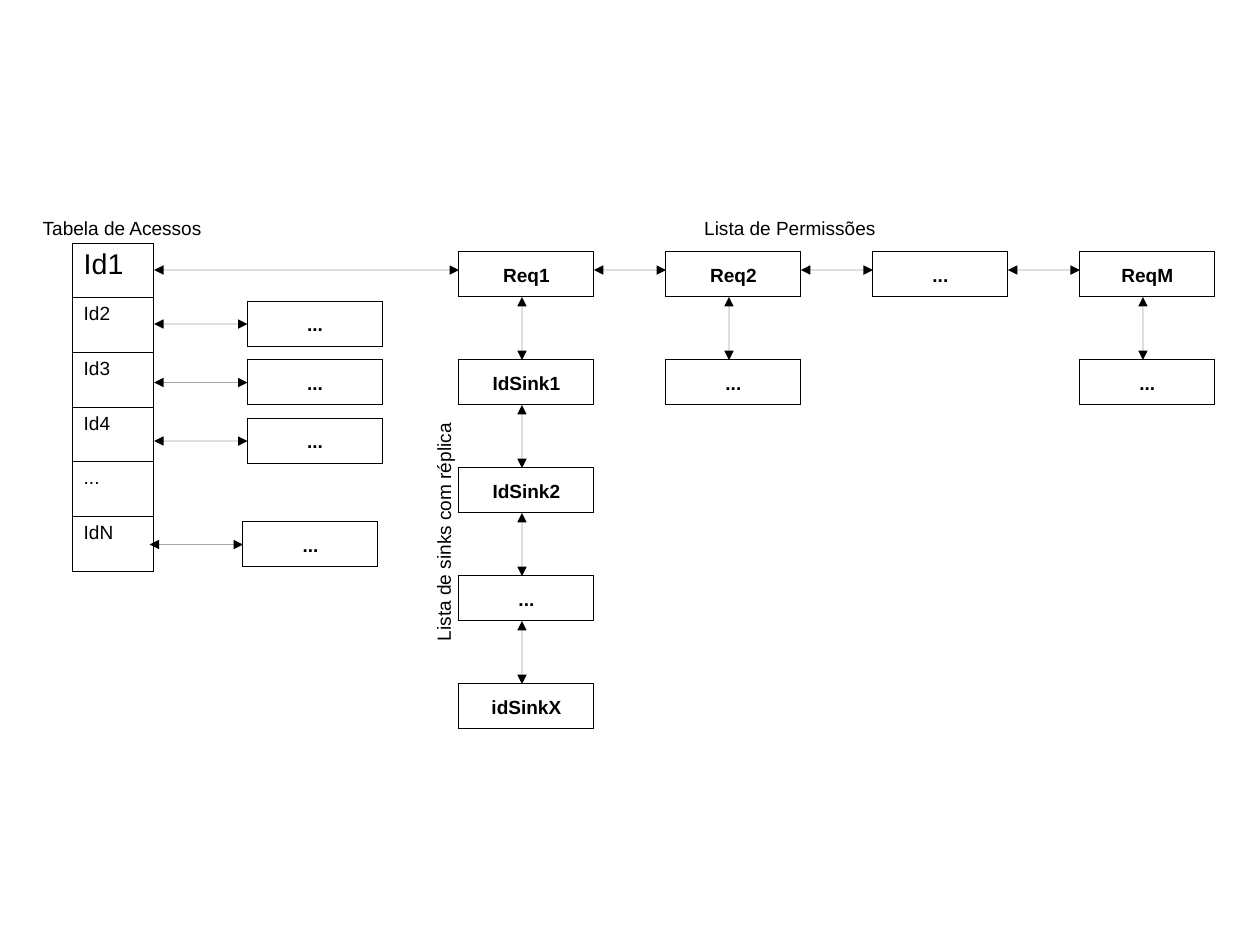
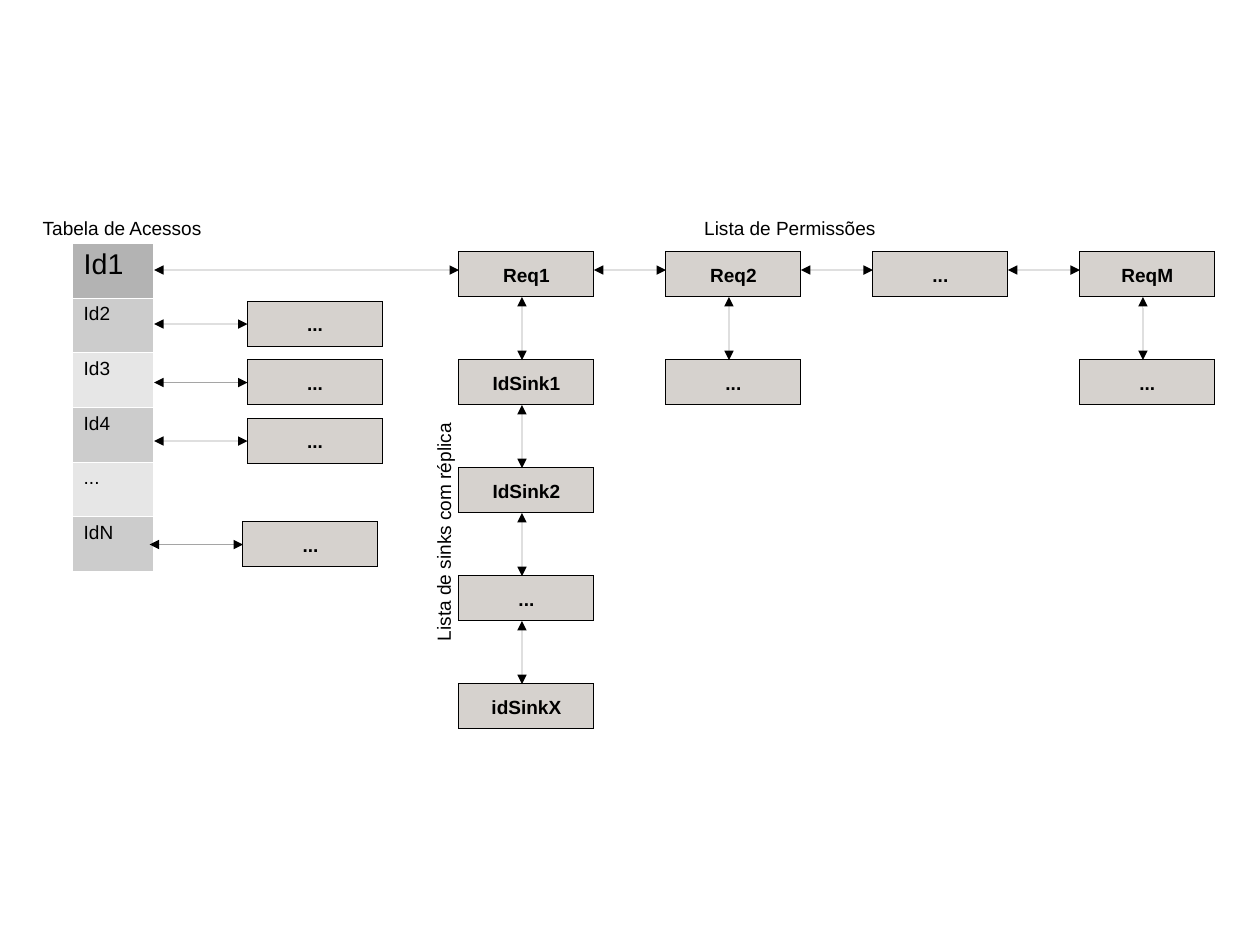
Before and after one commit to Juliano1612/arquitetura-iot, a slide deck: slide 3 of images/automata.odp. Drawn at 1260x945 pixels with LibreOffice and Linux fonts; fonts in the diff are those of the drawing. Boxes give left, top, right and bottom in pixels: in the first picture for what was removed or moved away, otherwise in the second. Text is boxed around its words. In the diff, an @@ line names an element or a change of style, - is before the commit and + after.

```diff
--- a/images/automata.odp
+++ b/images/automata.odp
@@ table at box(72, 244, 152, 572) @@
@@ fill none to #B3B3B3 in row 1, column 1 @@
@@ fill none to #CCCCCC in 3 cells @@
@@ fill none to #E6E6E6 in 2 cells @@
@@ borders changed @@
@@ fill none to #AEA79F at 50% opacity in 14 elements at box(460, 252, 595, 296), box(667, 252, 802, 296), box(1080, 252, 1215, 296), box(460, 360, 595, 405), box(460, 468, 595, 512), box(460, 684, 595, 728), box(874, 252, 1008, 296), box(460, 576, 595, 621), box(667, 360, 802, 405), box(1080, 360, 1215, 405), box(248, 302, 383, 346), box(248, 418, 383, 463), box(244, 523, 378, 567), box(248, 360, 383, 405) @@
```
Also in this commit, not shown: 3 other slides changed, 2 slides added, 1 other file.
